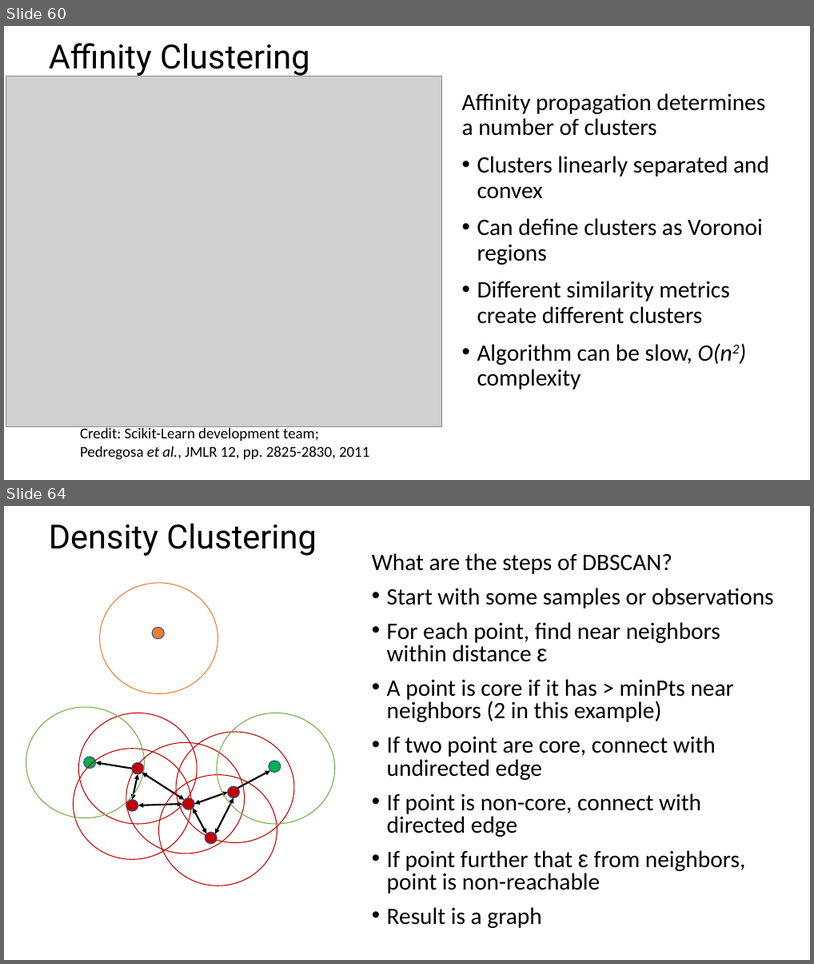
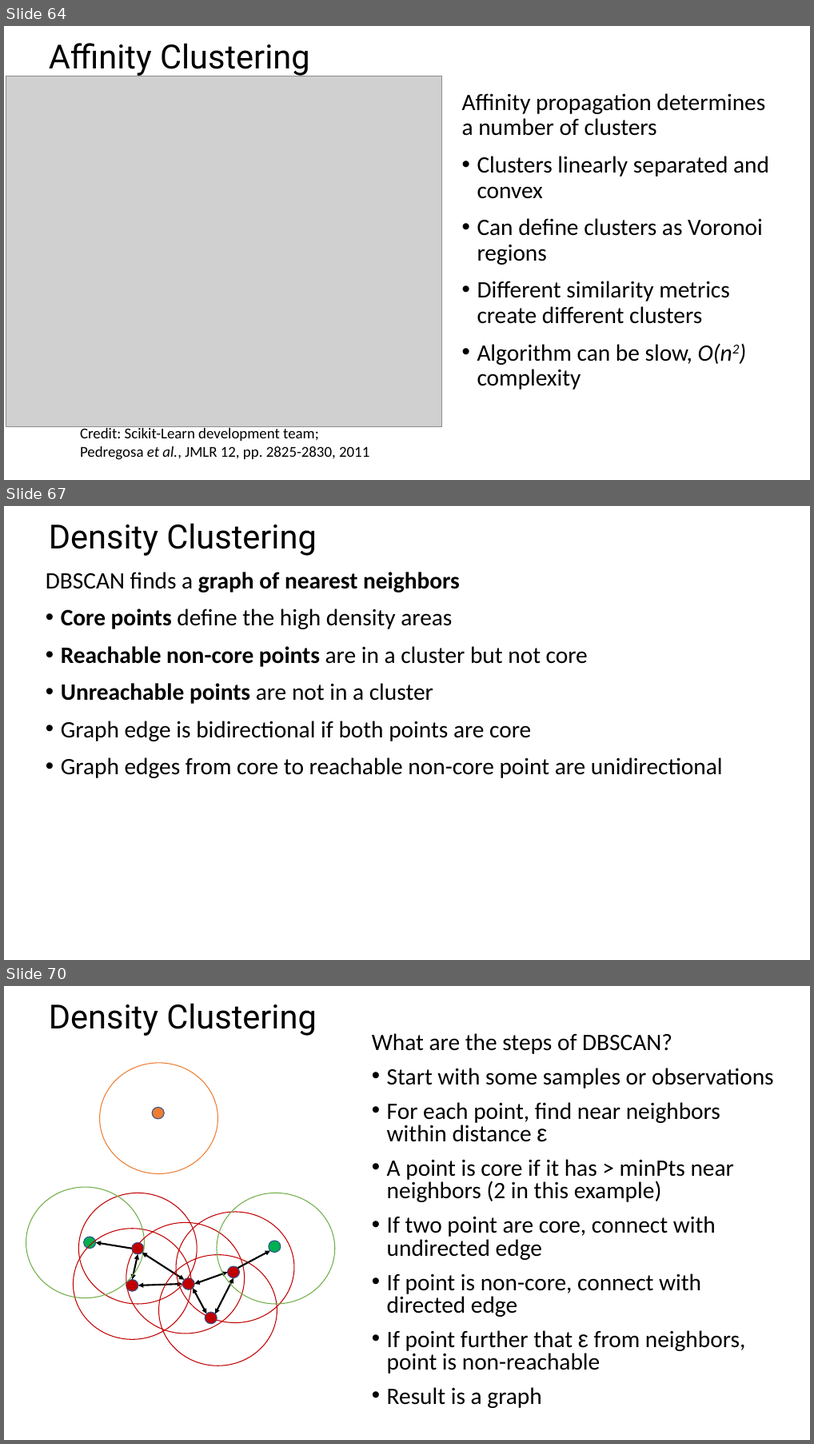
Before and after one commit to StephenElston/CSCI-E-108, a slide deck: slides/9_IntroductionToClustering.pptx. Shown one above the other, each under a label of ours: slides 60 and 64 before the commit, slides 64, 67 and 70 after it; the slides between them are not shown. The pictures are 814x964 and 814x1444 pixels, drawn with LibreOffice and Linux fonts; fonts in the diff are those of the drawing; grey boxes stand for pictures. Boxes give left, top, right and bottom in pixels: in the first picture for what was removed or moved away, otherwise in the second. Text is boxed around its words. In the diff, an @@ line names an element or a change of style, - is before the commit and + after.

```diff
--- a/slides/9_IntroductionToClustering.pptx
+++ b/slides/9_IntroductionToClustering.pptx
@@ slide 67 added at (4, 506, 810, 960), background #FFFFFF @@
@@ title added at (49, 523, 317, 556), 39.6 pt, text #000000 @@
+Density Clustering
@@ text added at (46, 572, 723, 778), 28 pt, text #000000 @@
+DBSCAN finds a graph of nearest neighbors
+• Core points define the high density areas
+• Reachable non-core points are in a cluster but not core
+• Unreachable points are not in a cluster
+• Graph edge is bidirectional if both points are core
+• Graph edges from core to reachable non-core point are unidirectional
@@ what was slide 60 is now slide 64 @@
@@ what was slide 64 is now slide 70 @@
```
Also in this commit, not shown: 7 slides changed, 5 other slides added.
